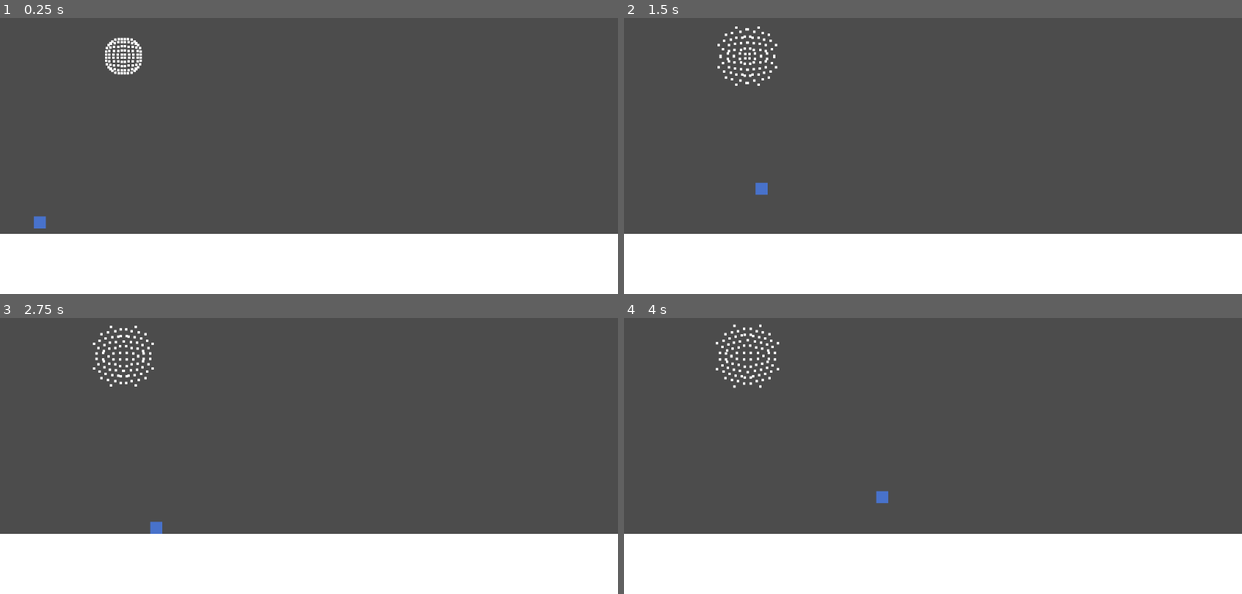
Above: before the commit, frames 1-4 (two rows, left to right).
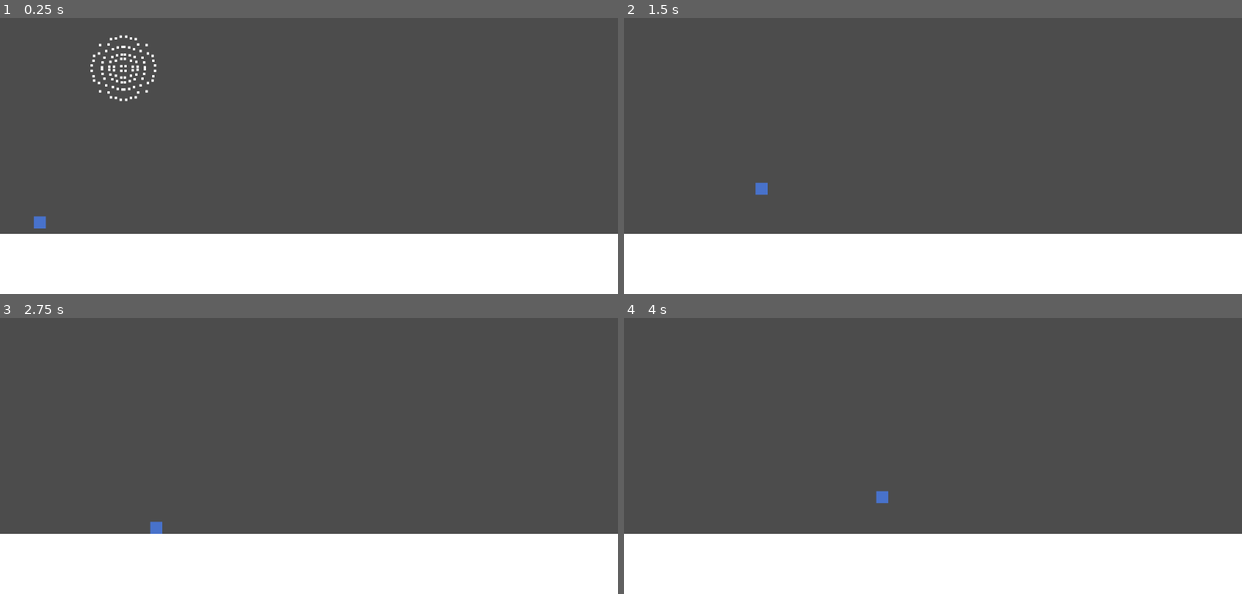
Above: after the commit, the same moments.

Repository: panic-fennecs/elements-godot
Game: Godot game, scene res://src/Main.tscn
Same seed, same stepped clock (60 frames per second), same inputs: the game is played once before the commit and once after it.
Inputs:
- Up to frame 1 (0.25 s): no input
- Up to frame 2 (1.5 s): hold D (right) from 0.53 s (still down); tap W (jump) at 0.77 s
- Up to frame 3 (2.75 s): tap W (jump) at 1.52 s; release D (right) at 2.03 s; hold A (left) from 2.03 s (still down)
- Up to frame 4 (4 s): release A (left) at 2.78 s; hold D (right) from 2.78 s (still down); tap W (jump) at 3.02, 3.77 s

The runs differ from the first frame. In frame 1, 0.7% of the frame differs, in the area x 14-26%, y 6-31%; in frame 2, 0.4%; in frame 3, 0.5%; in frame 4, 0.5%.

Commit message:
added gravity to element

Diff:
--- a/src/level/Element.gd
+++ b/src/level/Element.gd
@@ -1,10 +1,40 @@
 extends Node2D
 
 var velocity = Vector2(0, 0)
+var temperature = 20
 
 func apply_force(f):
 	velocity += f
 
+func is_solid():
+	return temperature < 0
+
+func is_fluid():
+	return !is_solid()
+
 func _physics_process(delta):
 	position += velocity
-	velocity *= 0.9
+	velocity *= 0.99
+
+	if is_fluid():
+		velocity += Vector2(0, 0.2)
+	stay_in_view()
+
+func stay_in_view():
+	var level_size = get_node("/root/Main/Level").size()
+	if position.x < 0:
+		position.x = 0
+		if velocity.x < 0:
+			velocity.x = 0
+	if position.y < 0:
+		position.y = 0
+		if velocity.y < 0:
+			velocity.y = 0
+	if position.x > level_size.x:
+		position.x = level_size.x
+		if velocity.x > 0:
+			velocity.x = 0
+	if position.y > level_size.y:
+		position.y = level_size.y
+		if velocity.y > 0:
+			velocity.y = 0
--- a/src/level/Level.gd
+++ b/src/level/Level.gd
@@ -1,10 +1,13 @@
 extends Node2D
 
-const REPEL_DISTANCE = 10
+const REPEL_DISTANCE = 5
 
 var p = preload("res://src/level/Element.tscn")
 
 var elements = []
+
+func size():
+	return get_viewport().size
 
 func _add_elem(pos):
 	var element = p.instance()
@@ -23,8 +26,8 @@
 		for e2 in elements:
 			var v = e1.position - e2.position
 			if v.length() <= REPEL_DISTANCE:
-				e1.apply_force(v / 1000)
-				e2.apply_force(-v / 1000)
+				e1.apply_force(v / 100)
+				e2.apply_force(-v / 100)
 
 # Called every frame. 'delta' is the elapsed time since the previous frame.
 func _process(delta):
